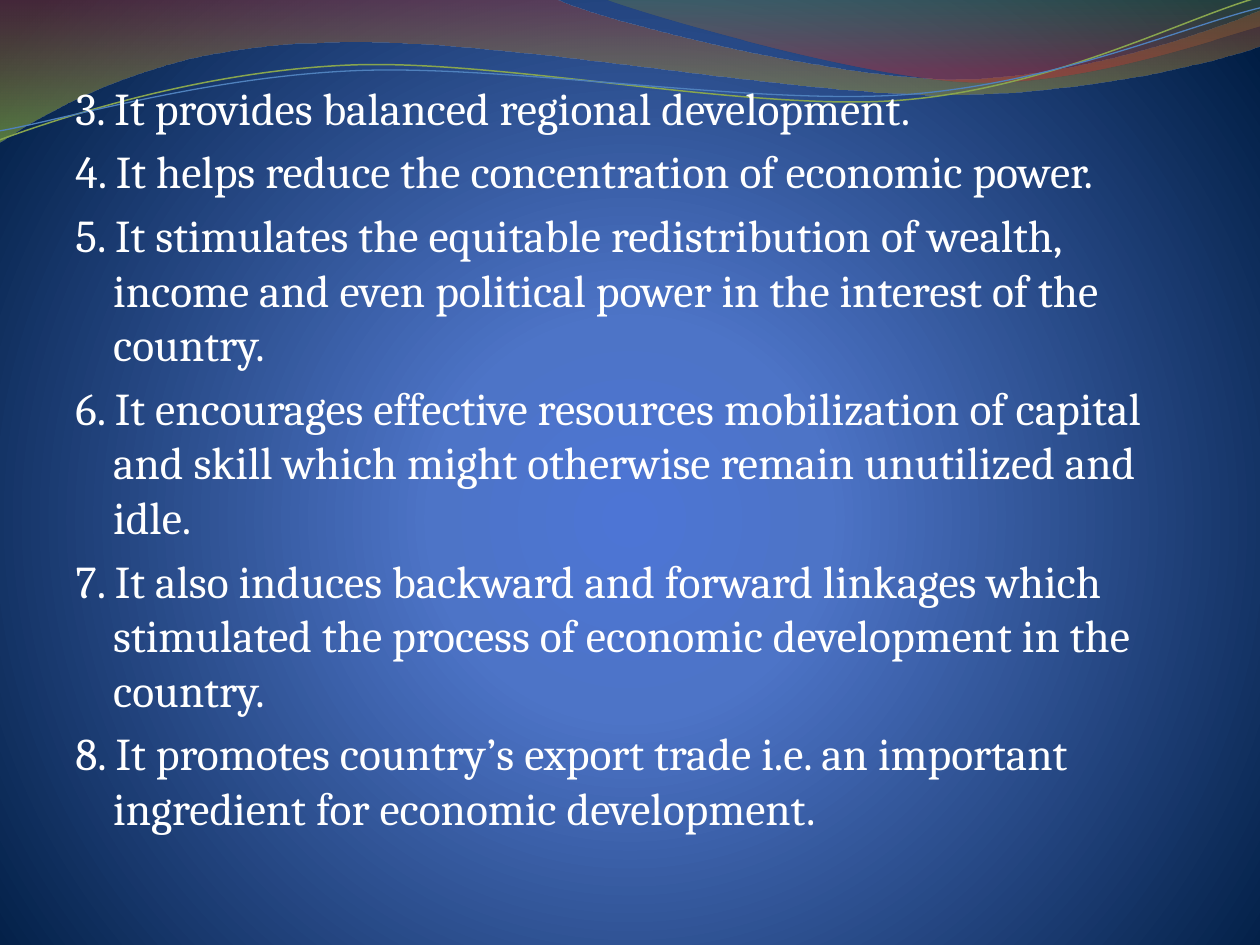
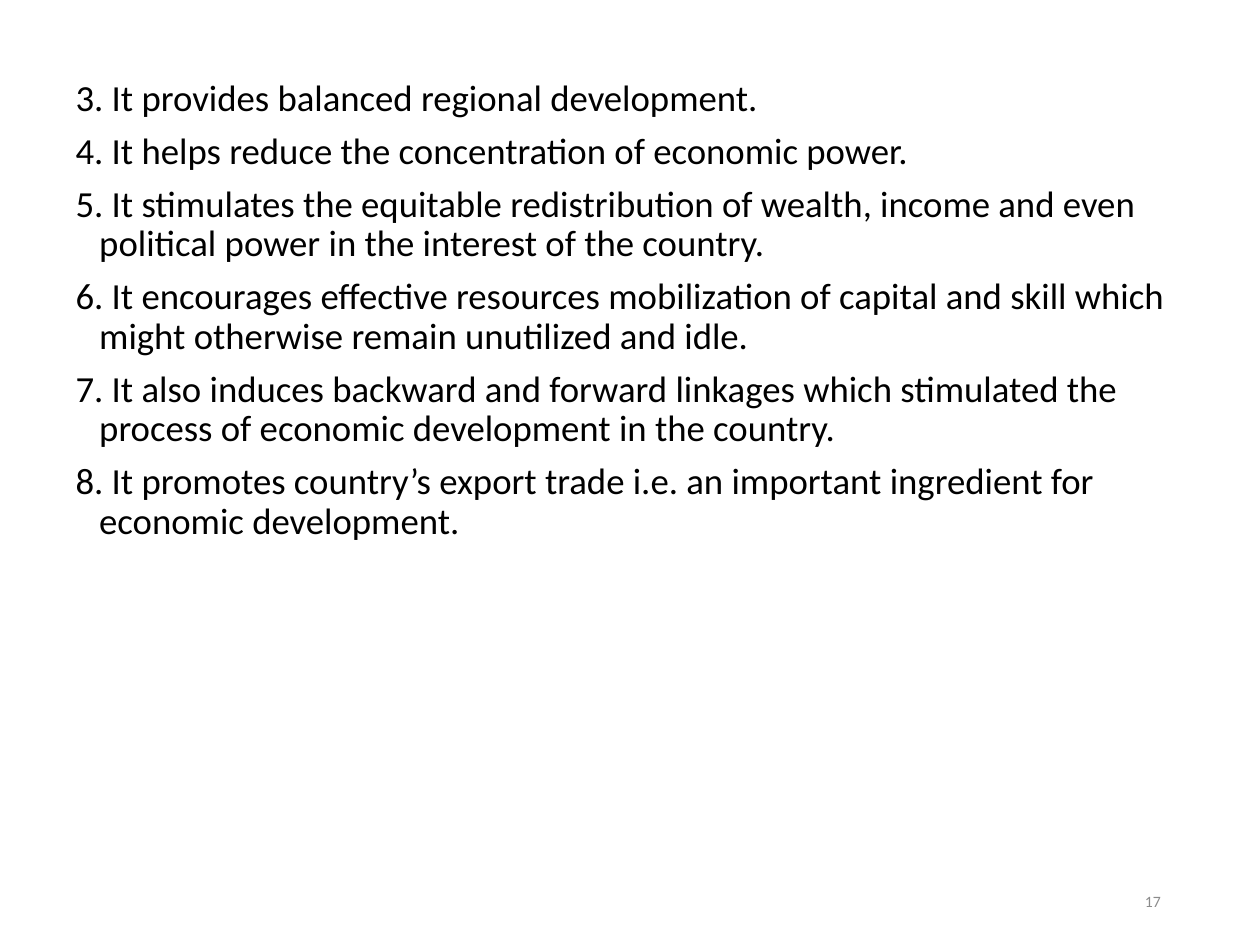
Before and after one commit to DroidFreak32/8sem, a slide deck: slide 17 of OME/ENTREPRENEURSHIP 1 unit4.pptx. Drawn at 1260x945 pixels with LibreOffice and Linux fonts; fonts in the diff are those of the drawing. Boxes give left, top, right and bottom in pixels: in the first picture for what was removed or moved away, otherwise in the second. Text is boxed around its words. In the diff, an @@ line names an element or a change of style, - is before the commit and + after.

```diff
--- a/OME/ENTREPRENEURSHIP 1 unit4.pptx
+++ b/OME/ENTREPRENEURSHIP 1 unit4.pptx
@@ background gradient #4D75D6 to #4E72C7 to #001F44 to #FFFFFF @@
@@ freeform shape removed at (0, 0, 1260, 142) @@
@@ freeform shape removed at (0, 0, 1260, 147) @@
@@ freeform shape removed at (0, 8, 1260, 141) @@
@@ freeform shape removed at (604, 0, 1260, 87) @@
@@ text "3. It provides balanced regional ..." at (76, 85, 1164, 540): size 26 to 21 pt, font Cambria to Calibri, text colour #FFFFFF to #000000; indent changed; line spacing 1 to 0.9; more space between paragraphs @@
@@ page number added at (1145, 897, 1161, 907), 9 pt, text #8C8C8C @@
+17
```
Also in this commit, not shown: 18 other slides changed, 13 other files.
